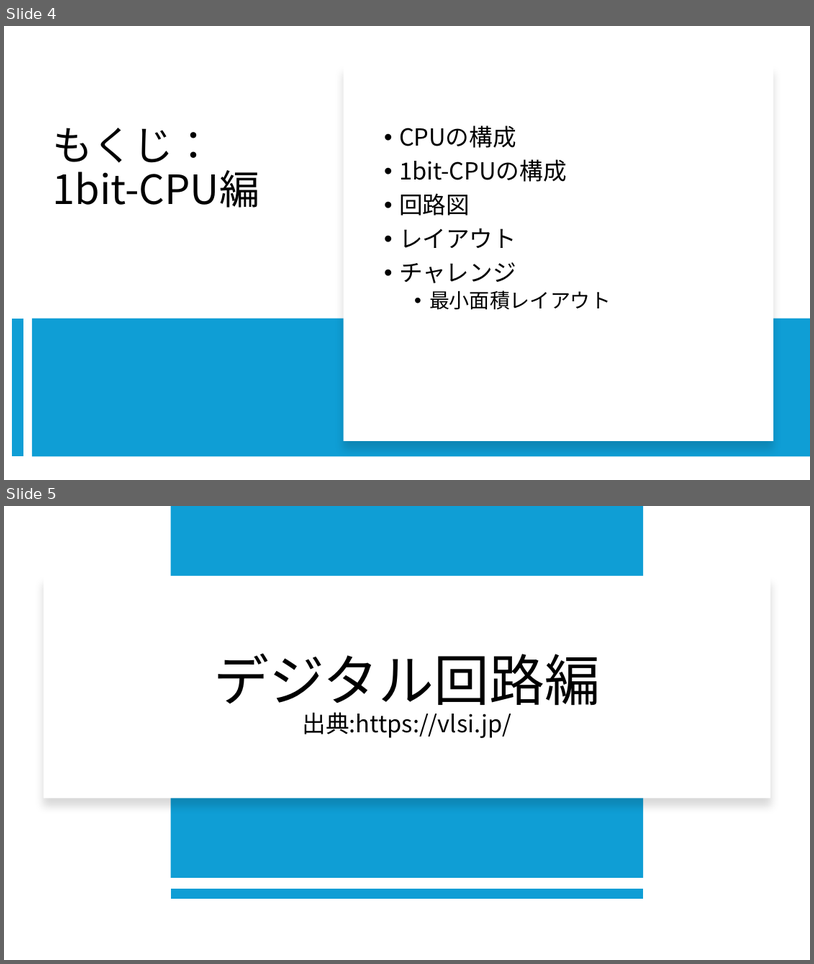
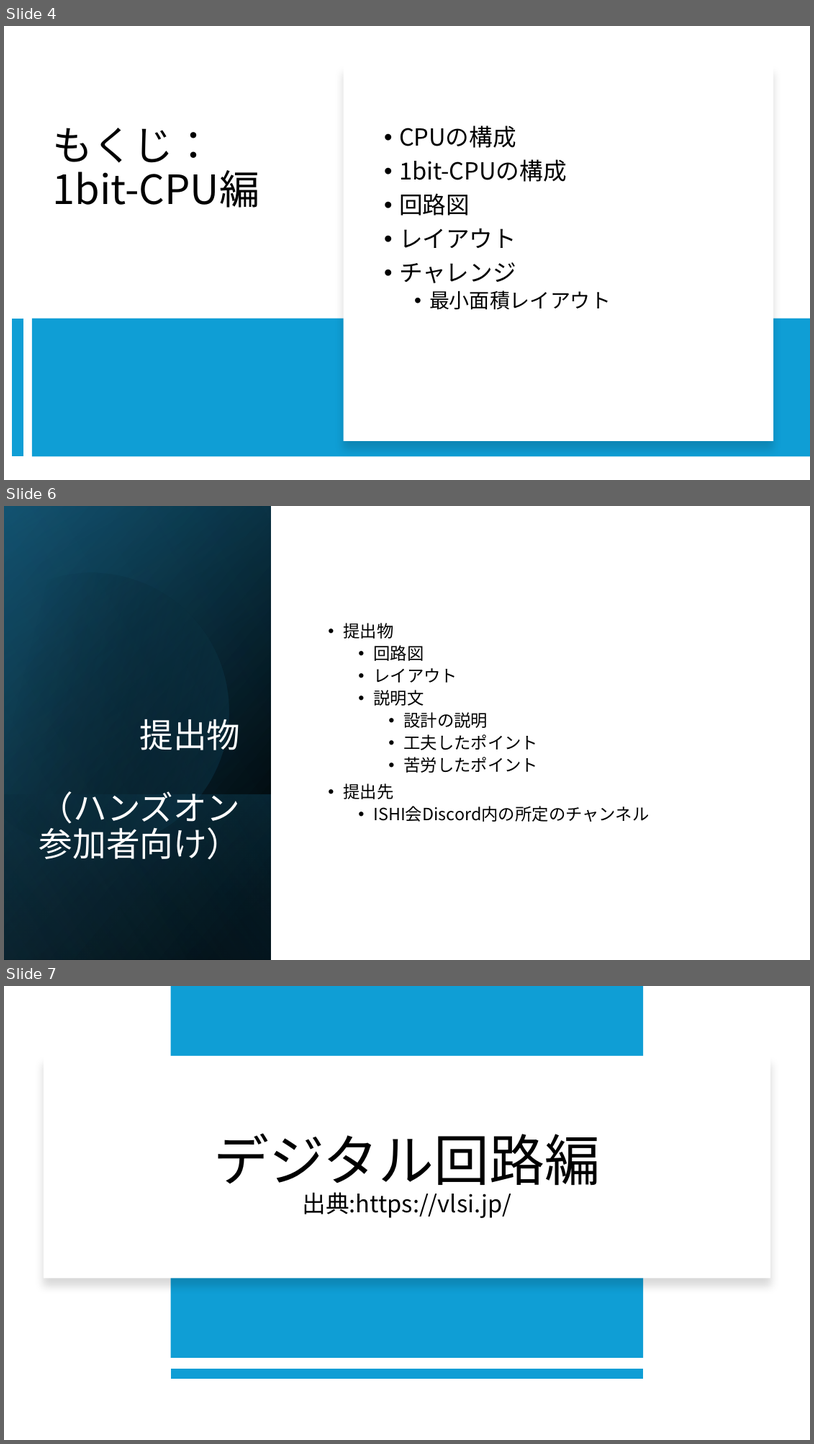
Before and after one commit to ishi-kai/openmpw-transistor-level-examples, a slide deck: TR10/docs/1bit-CPU_TR10.pptx. Shown one above the other, each under a label of ours: slides 4 and 5 before the commit, slides 4, 6 and 7 after it; the slides between them are not shown. The pictures are 814x964 and 814x1444 pixels, drawn with LibreOffice and Linux fonts; fonts in the diff are those of the drawing. Boxes give left, top, right and bottom in pixels: in the first picture for what was removed or moved away, otherwise in the second. Text is boxed around its words. In the diff, an @@ line names an element or a change of style, - is before the commit and + after.

```diff
--- a/TR10/docs/1bit-CPU_TR10.pptx
+++ b/TR10/docs/1bit-CPU_TR10.pptx
@@ slide 6 added at (4,506,810,960), background #FFFFFF @@
@@ rectangle added at (4,506,810,960), fill #FFFFFF @@
@@ rectangle added at (4,506,271,960), fill gradient #000000 to #104862 @@
@@ rectangle added at (4,507,271,960), fill gradient #000000 to #156082 @@
@@ rectangle added at (4,506,271,959), fill gradient #000000 to #46B1E1 @@
@@ freeform shape added at (4,540,262,877), fill gradient #000000 to #156082 @@
@@ text added at (343,623,649,821), 20 pt, text #000000 @@
+• 提出物
+  • 回路図
+  • レイアウト
+  • 説明文
+    • 設計の説明
+    • 工夫したポイント
+    • 苦労したポイント
+• 提出先
+  • ISHI会Discord内の所定のチャンネル
@@ title added at (39,719,241,860), 40 pt, text #FFFFFF @@
+提出物
+（ハンズオン
+参加者向け）
@@ rectangle added at (4,794,271,960), fill gradient #156082 to #000000 @@
@@ what was slide 5 is now slide 7 @@
```
Also in this commit, not shown: 2 other slides added, 3 other files.
